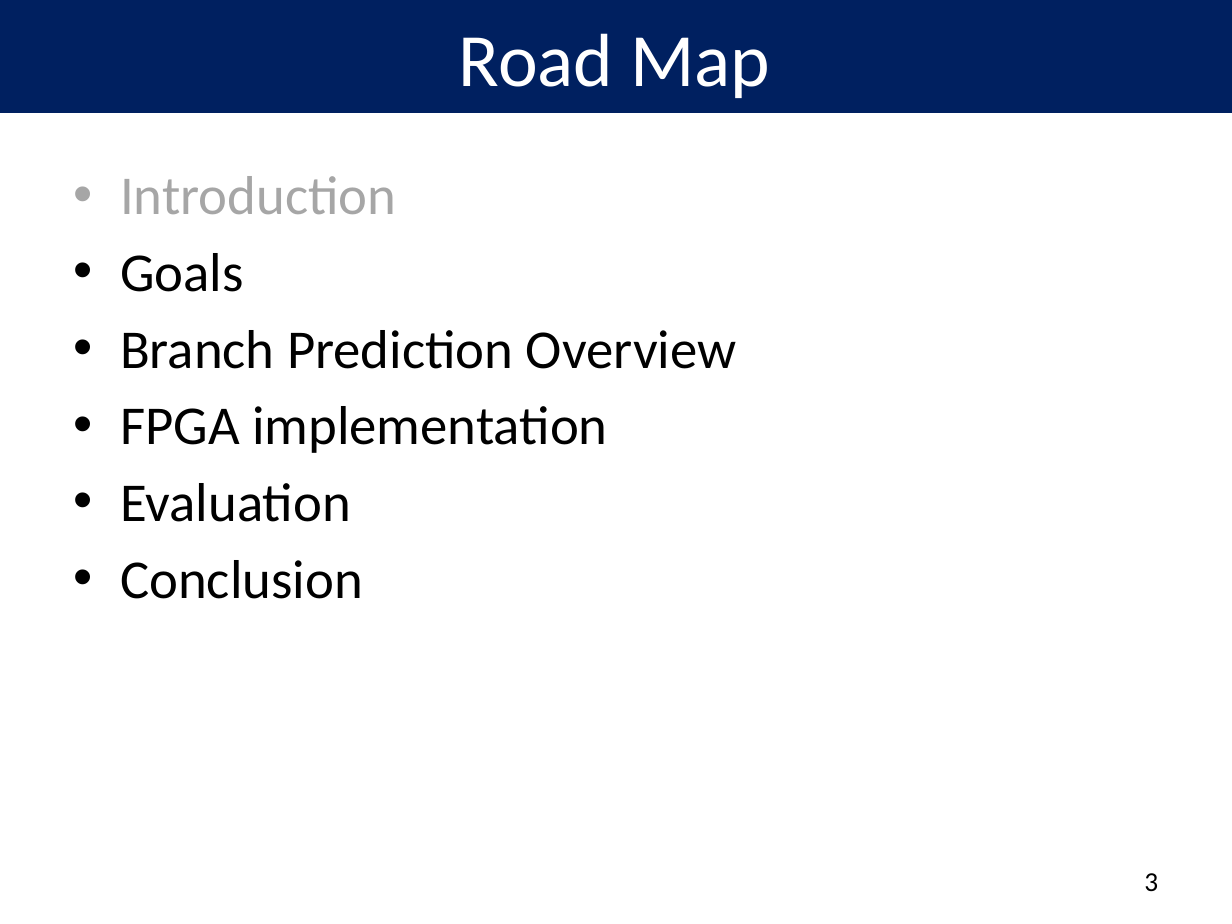
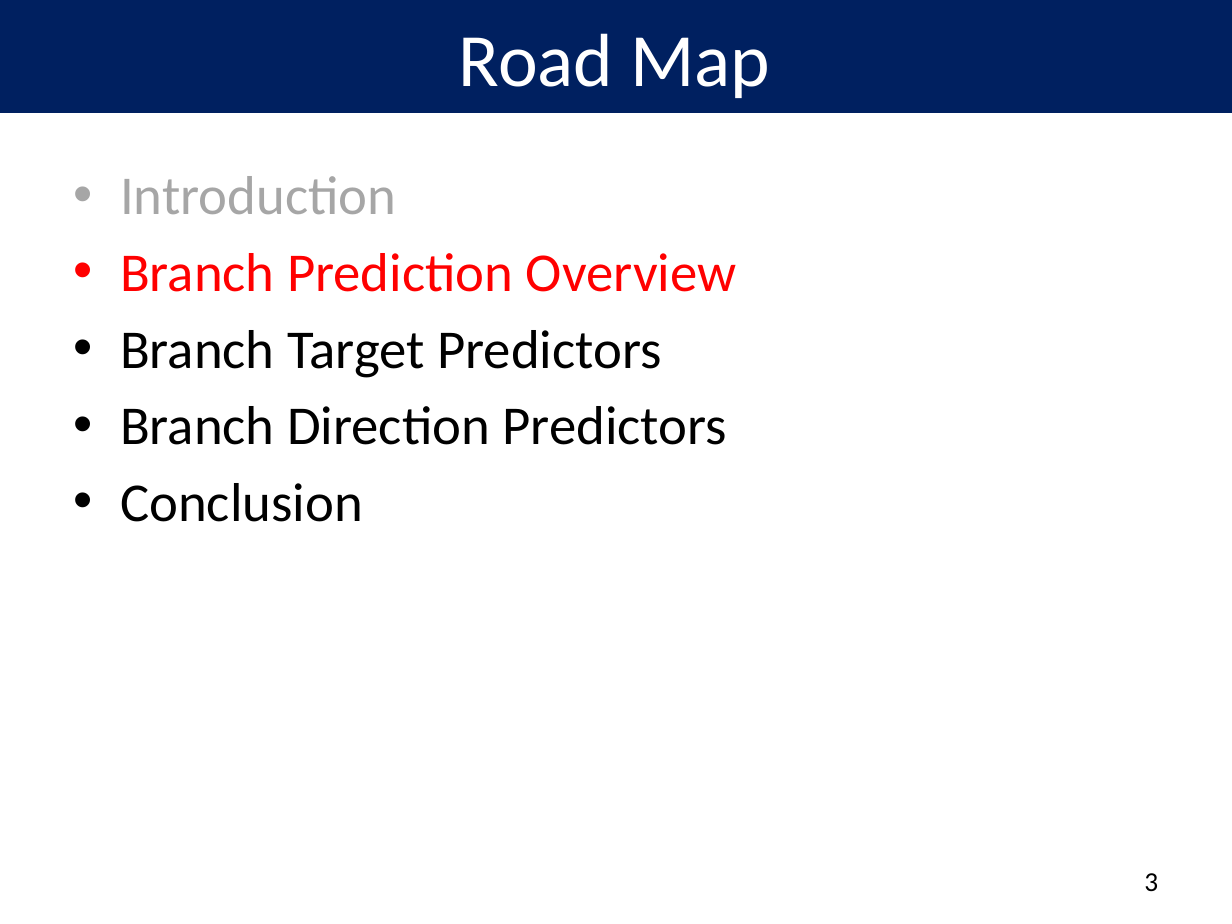
Before and after one commit to peterwudi/di-thesis, a slide deck: slide 4 of presentation/defense.pptx. Drawn at 1232x924 pixels with LibreOffice and Linux fonts; fonts in the diff are those of the drawing; background and template pictures are left out. Boxes give left, top, right and bottom in pixels: in the first picture for what was removed or moved away, otherwise in the second. Text is boxed around its words. In the diff, an @@ line names an element or a change of style, - is before the commit and + after.

Commit message:
presentation

```diff
--- a/presentation/defense.pptx
+++ b/presentation/defense.pptx
@@ text at (x1=120, y1=253, x2=244, y2=292): paragraph removed @@
-• Goals
@@ text at (x1=120, y1=253, x2=737, y2=292): text colour #000000 to #FF0000 in "Branch Prediction Overview" @@
@@ text at (x1=120, y1=330, x2=728, y2=445): text changed @@
-• FPGA implementation
-• Evaluation
+• Branch Target Predictors
+• Branch Direction Predictors
```
Also in this commit, not shown: 14 other slides changed, 4 slides added, 3 slides removed, 1 other file.
